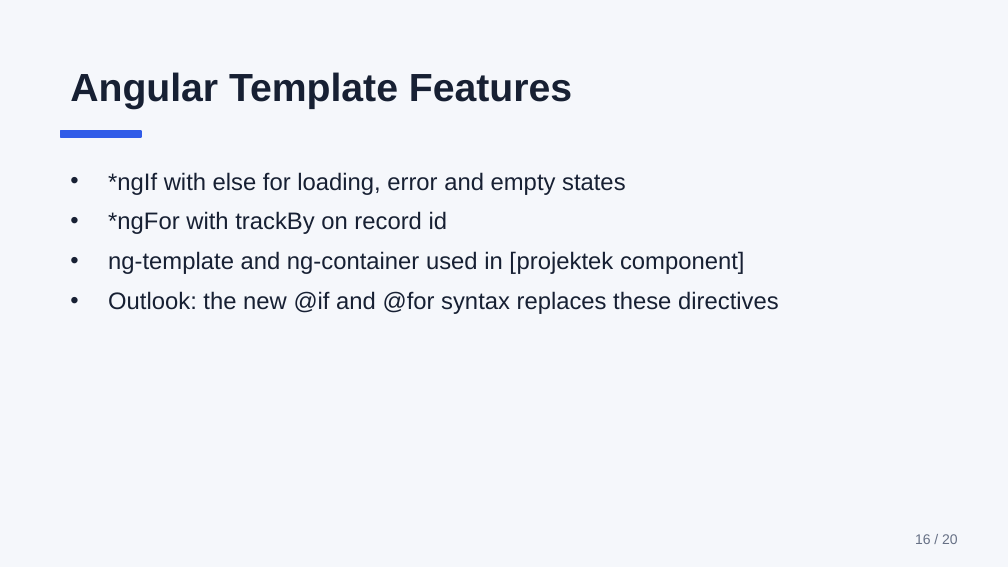
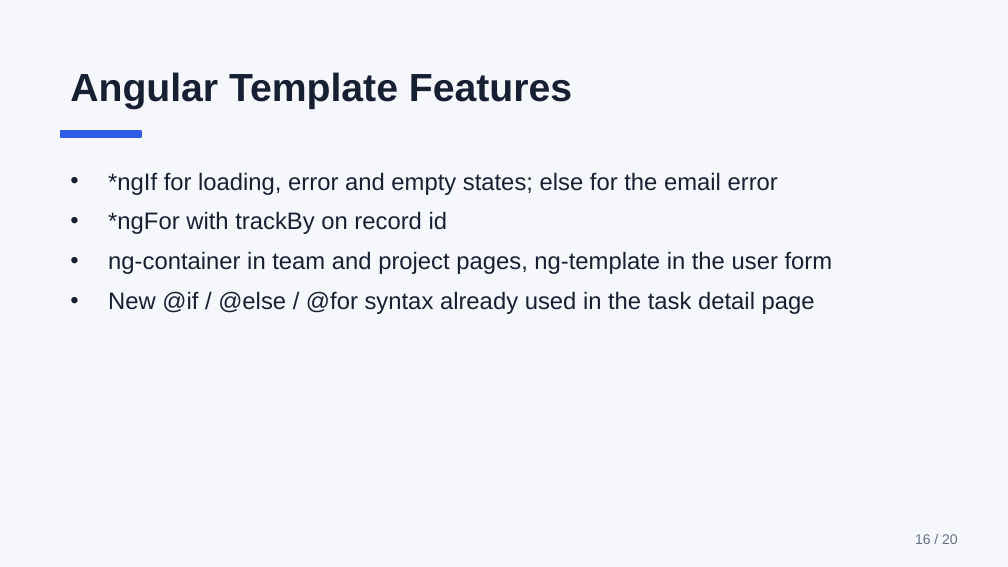
Before and after one commit to fodorgabor/teamFlow, a slide deck: slide 16 of docs/presentation.pptx. Drawn at 1008x567 pixels with LibreOffice and Linux fonts; fonts in the diff are those of the drawing. Boxes give left, top, right and bottom in pixels: in the first picture for what was removed or moved away, otherwise in the second. Text is boxed around its words. In the diff, an @@ line names an element or a change of style, - is before the commit and + after.

Commit message:
presentation

```diff
--- a/docs/presentation.pptx
+++ b/docs/presentation.pptx
@@ text at [108,172,778,195]: text changed @@
-• *ngIf with else for loading, error and empty states
+• *ngIf for loading, error and empty states; else for the email error
@@ text at [108,251,833,314]: text changed @@
-• ng-template and ng-container used in [projektek component]
-• Outlook: the new @if and @for syntax replaces these directives
+• ng-container in team and project pages, ng-template in the user form
+• New @if / @else / @for syntax already used in the task detail page
```
Also in this commit, not shown: 6 other slides changed, 1 other file.
